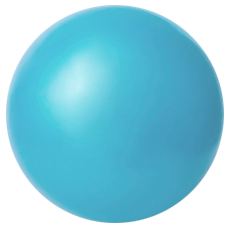
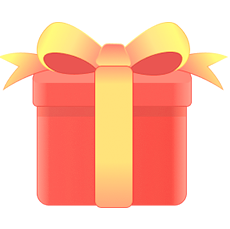
Revision of a layered w=230, h=229 image; what changed, layer by layer:
added layer "box" above "Boom" over bbox(0, 22, 228, 208)
hid "레이어 5" over bbox(6, 5, 224, 223)
